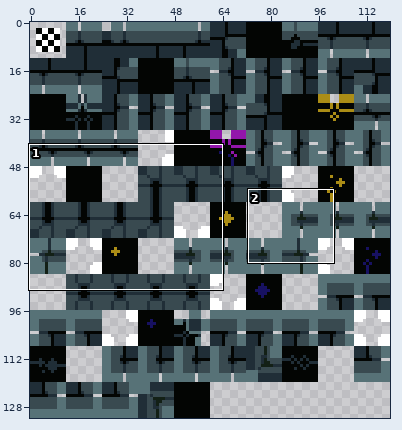
Sprite sheet: tilesets/ts_library_foreground_1/output_tileset.png. The first picture is a wide view before the edit; the outline marks the close-up.
Close-up. Before the edit:
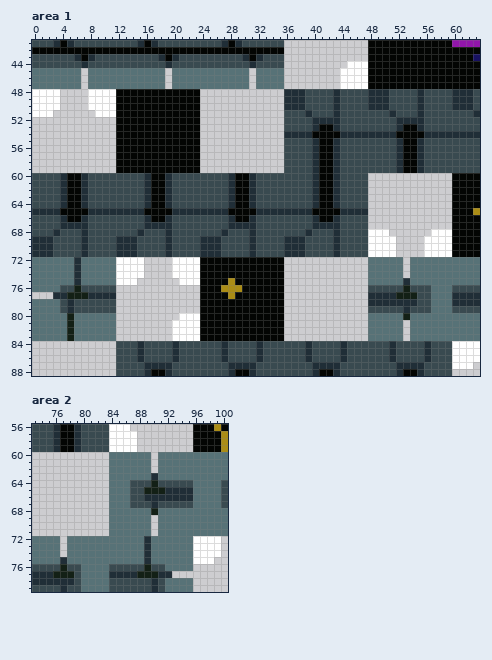
The file is 120x132 pixels. Colours within 5 levels of each other are drawn and written as one. Shown: area 1: x 0..63, y 41..88; area 2: x 73..100, y 56..79.
The result:
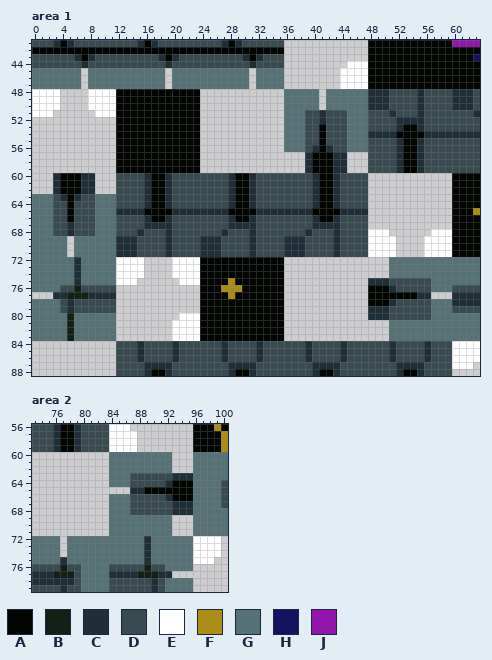
Palette (. is transparent): A #030503  B #132016  C #202e37  D #394a50  E #ffffff  F #ab8d16  G #577277  H #171161  J #9216ab
Difference:
Area 1:
y 48..50: x 36..47 CCCDDDDCDDDD -> GGGGG.GGGGGG
y 51: x 36..39 DDDC -> GGGD; x 41 D -> C; x 43 C -> D; x 45..47 DDD -> GGG
y 52: x 36..38 DDD -> GGG; x 40 C -> D; x 42..43 CC -> DD; x 45..47 DDD -> GGG
y 53: x 36..38 DDD -> GGG; x 40 C -> D; x 42..43 AC -> DD; x 45..47 DDD -> GGG
y 54: x 36..40 CCCCA -> GGGDD; x 42..47 AACCCC -> DDDGGG
y 55: x 36..38 DDD -> GGG; x 40 C -> D; x 42..43 AC -> DD; x 45..47 DDD -> GGG
y 56: x 36..38 DDD -> GGG; x 42..43 AC -> CD; x 45..47 DDD -> GGG
y 57..59: x 36..40 DDDDC -> ...CA; x 44..47 DDDD -> C...
y 60..62: x 0..4 DDDDC -> ...CA; x 8..11 DDDD -> C...
y 63: x 0..2 DDD -> GGG; x 6..7 AC -> CD; x 9..11 DDD -> GGG
y 64: x 0..2 DDD -> GGG; x 4 C -> D; x 6..7 AC -> DD; x 9..11 DDD -> GGG
y 65: x 0..4 CCCCA -> GGGDD; x 6..11 AACCCC -> DDDGGG
y 66: x 0..2 DDD -> GGG; x 4 C -> D; x 6..7 AC -> DD; x 9..11 DDD -> GGG
y 67: x 0..2 DDD -> GGG; x 4 C -> D; x 6..7 CC -> DD; x 9..11 DDD -> GGG
y 68: x 0..3 DDDC -> GGGD; x 5 D -> C; x 7 C -> D; x 9..11 DDD -> GGG
y 69..71: x 0..11 CCCDDDDCDDDD -> GGGGG.GGGGGG
y 72..74: x 48..50 GGG -> ...; x 53 . -> G
y 75: x 48..56 GGGGGCGGG -> CCCDDDDDD
y 76: x 48..51 DDDD -> AAAC; x 53 B -> D
y 77: x 48..59 CCCCBBBDDGGG -> AAAAAAACC...
y 78: x 48..50 CCC -> AAA; x 52..54 CCC -> DDD
y 79: x 48..50 DDD -> CCC; x 53 C -> D
y 80: x 48..56 GGGGGBGGG -> CCCDDDDDD
y 81..83: x 48..50 GGG -> ...; x 53 . -> G
Area 2:
y 60..62: x 90 . -> G; x 93..95 GGG -> ...
y 63: x 87..95 GGGCGGGGG -> DDDDDDCCC
y 64: x 90 B -> D; x 92..95 DDDD -> CAAA
y 65: x 84..95 GGGDDBBBCCCC -> ...CCAAAAAAA
y 66: x 89..91 CCC -> DDD; x 93..95 CCC -> AAA
y 67: x 90 C -> D; x 93..95 DDD -> CCC
y 68: x 87..95 GGGBGGGGG -> DDDDDDCCC
y 69..71: x 90 . -> G; x 93..95 GGG -> ...
Boxes around the changes in both close-ups, in picture pixels (x1, y1, x2, y2):
changed: (284, 89, 368, 173)
changed: (32, 173, 116, 257)
changed: (368, 257, 452, 341)
changed: (109, 452, 193, 536)
